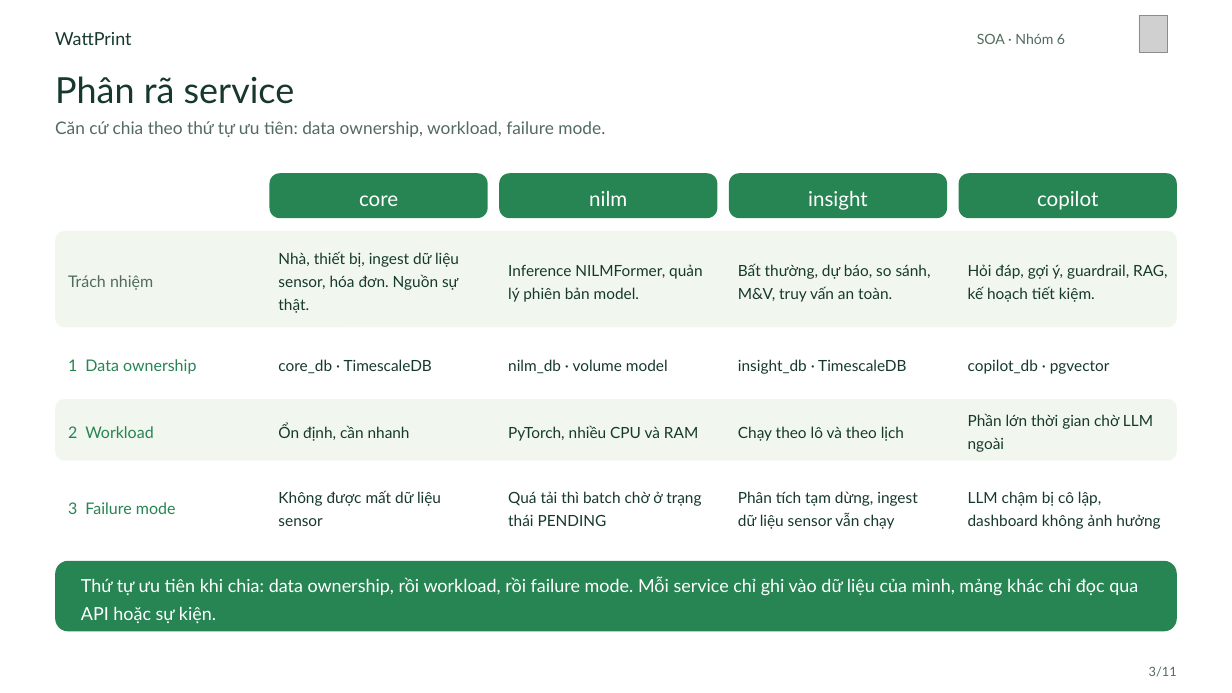
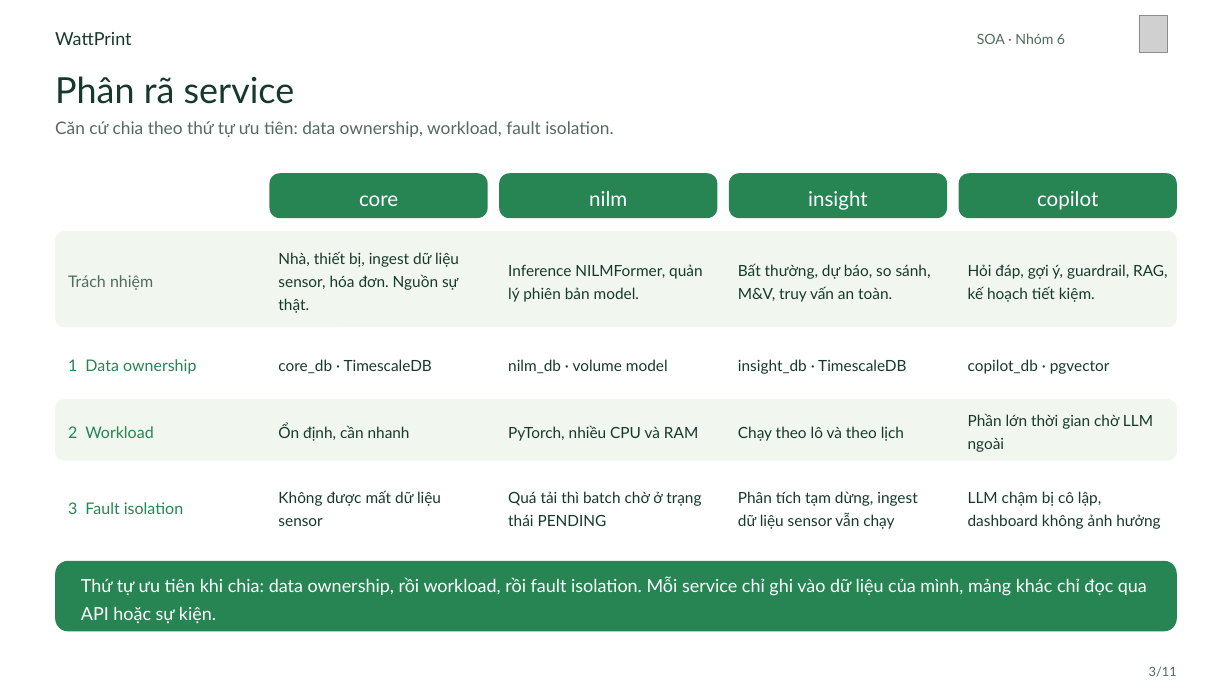
Before and after one commit to daFoggo/wattprint-backend, a slide deck: slide 3 of docs/soa/SOA-WattPrint-Slide.pptx. Drawn at 1232x693 pixels with LibreOffice and Linux fonts; fonts in the diff are those of the drawing; grey boxes stand for pictures. Boxes give left, top, right and bottom in pixels: in the first picture for what was removed or moved away, otherwise in the second. Text is boxed around its words. In the diff, an @@ line names an element or a change of style, - is before the commit and + after.

Commit message:
fix: slide

```diff
--- a/docs/soa/SOA-WattPrint-Slide.pptx
+++ b/docs/soa/SOA-WattPrint-Slide.pptx
@@ text at (x1=55, y1=121, x2=613, y2=137): text changed @@
-Căn cứ chia theo thứ tự ưu tiên: data ownership, workload, failure mode.
+Căn cứ chia theo thứ tự ưu tiên: data ownership, workload, fault isolation.
@@ text at (x1=68, y1=502, x2=183, y2=514): text changed @@
-3 Failure mode
+3 Fault isolation
@@ text at (x1=81, y1=577, x2=1147, y2=623): text changed @@
-Thứ tự ưu tiên khi chia: data ownership, rồi workload, rồi failure mode. Mỗi service chỉ ghi vào dữ liệu của mình, mảng khác chỉ đọc qua API hoặc sự kiện.
+Thứ tự ưu tiên khi chia: data ownership, rồi workload, rồi fault isolation. Mỗi service chỉ ghi vào dữ liệu của mình, mảng khác chỉ đọc qua API hoặc sự kiện.
```
Also in this commit, not shown: 4 other slides changed, 2 slides added, 2 slides removed, 29 other files.
